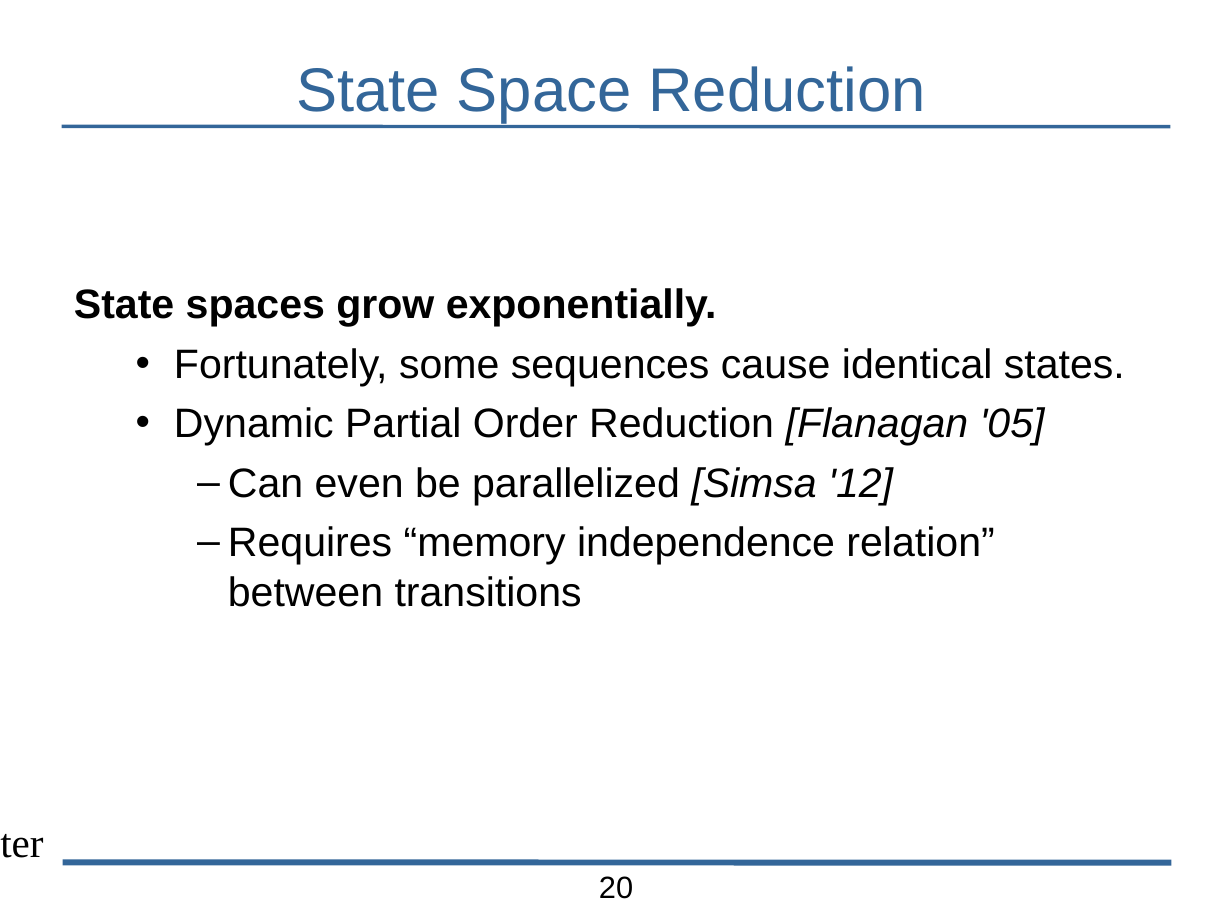
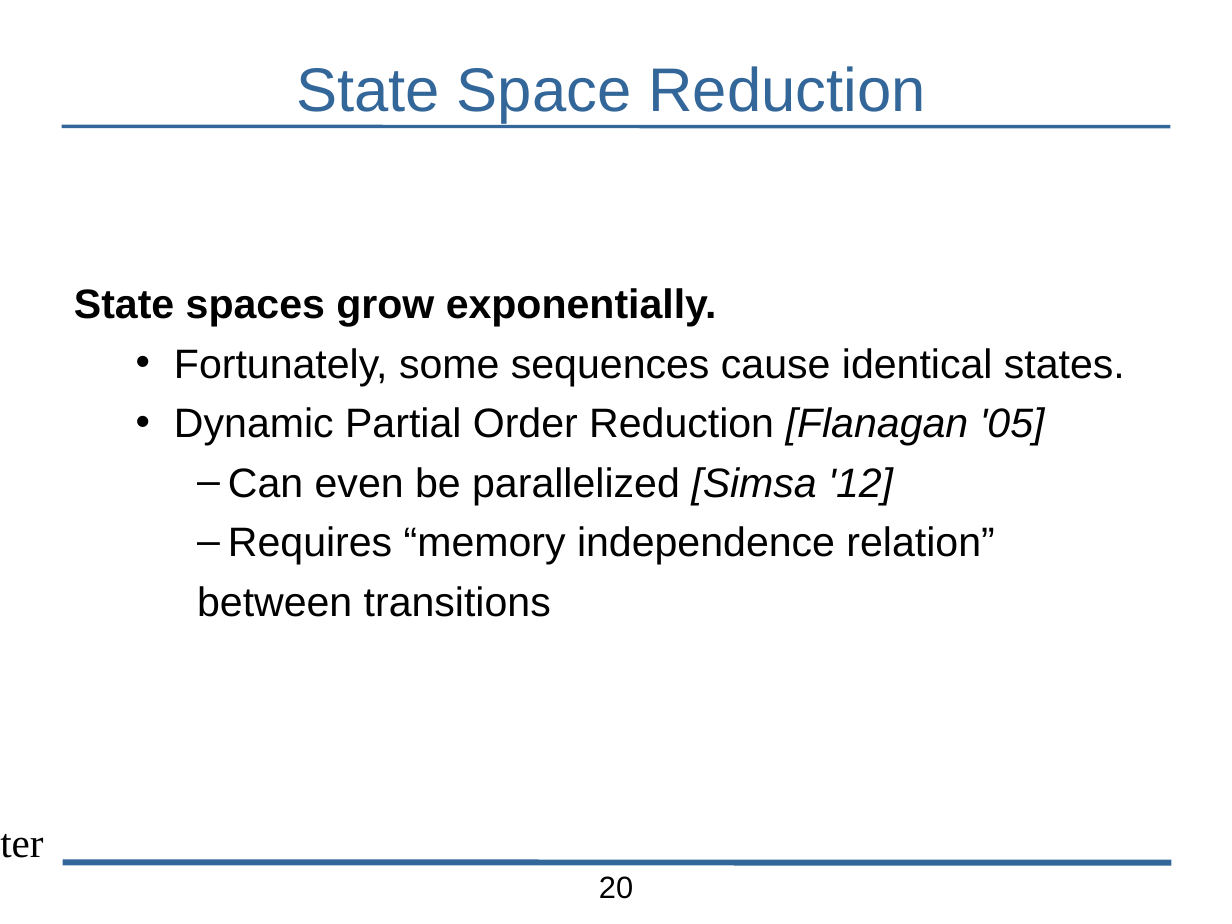
Before and after one commit to bblum/talks, a slide deck: slide 20 of pdl-retreat/pdl-talk.odp. Drawn at 1232x924 pixels with LibreOffice and Linux fonts; fonts in the diff are those of the drawing; background and template pictures are left out. Boxes give left, top, right and bottom in pixels: in the first picture for what was removed or moved away, otherwise in the second. Text is boxed around its words. In the diff, an @@ line names an element or a change of style, - is before the commit and + after.

```diff
--- a/pdl-retreat/pdl-talk.odp
+++ b/pdl-retreat/pdl-talk.odp
@@ text at [197,526,994,617]: text changed @@
-    – Requires “memory independence relation” between transitions
+    – Requires “memory independence relation”
+    between transitions
```
Also in this commit, not shown: 13 other slides changed, 7 other files.
